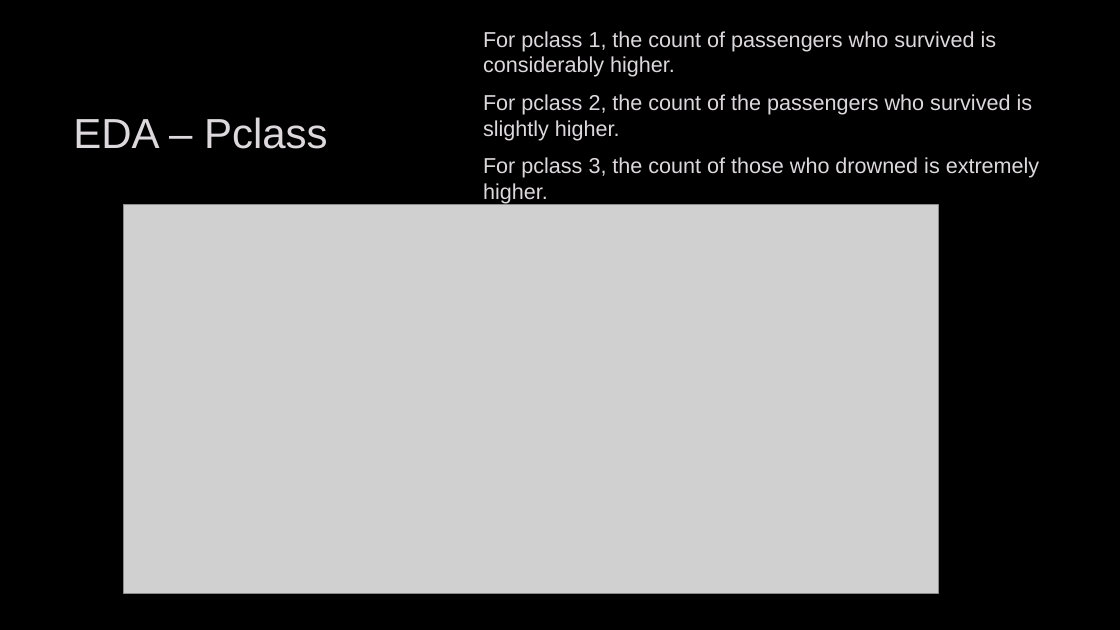
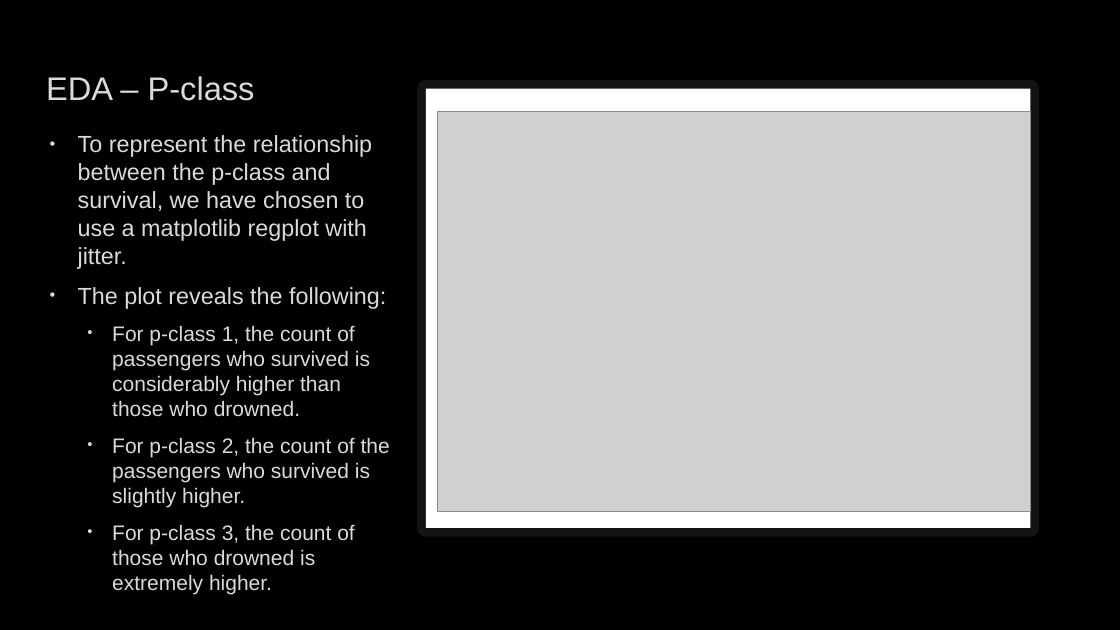
Before and after one commit to Moaaz-Mahmoud/Third-Year-Electrical-Testing-3A, a slide deck: slide 17 of class-3-data_analysis_and_ml/titanic/presentation.pptx (slide 16 before the commit). Drawn at 1120x630 pixels with LibreOffice and Linux fonts; fonts in the diff are those of the drawing; grey boxes stand for pictures; background and template pictures are left out. Boxes give left, top, right and bottom in pixels: in the first picture for what was removed or moved away, otherwise in the second. Text is boxed around its words. In the diff, an @@ line names an element or a change of style, - is before the commit and + after.

```diff
--- a/class-3-data_analysis_and_ml/titanic/presentation.pptx
+++ b/class-3-data_analysis_and_ml/titanic/presentation.pptx
@@ title added at <box>46,76,255,101</box>, 28 pt, text #DCD8DC @@
+EDA – P-class
@@ rectangle added at <box>426,89,1031,528</box>, fill #FFFFFF, outline #FFFFFF 15 pt @@
@@ title removed at <box>73,117,328,149</box> @@
-EDA – Pclass
@@ picture added at <box>438,111,1031,512</box> @@
@@ text "To represent the relationship between ..." at <box>78,135,390,595</box>: vertical alignment middle to top @@
@@ text at <box>78,135,390,595</box>: text changed; size 18.5 to 18 pt @@
-For pclass 1, the count of passengers who survived is considerably higher.
-For pclass 2, the count of the passengers who survived is slightly higher.
-For pclass 3, the count of those who drowned is extremely higher.
+• To represent the relationship between the p-class and survival, we have chosen to use a matplotlib regplot with jitter.
+• The plot reveals the following:
+  • For p-class 1, the count of passengers who survived is considerably higher than those who drowned.
+  • For p-class 2, the count of the passengers who survived is slightly higher.
+  • For p-class 3, the count of those who drowned is extremely higher.
@@ picture removed at <box>124,204,939,593</box> @@
```
Also in this commit, not shown: 5 other slides changed, 2 slides added, 1 slide removed, 2 other files.
